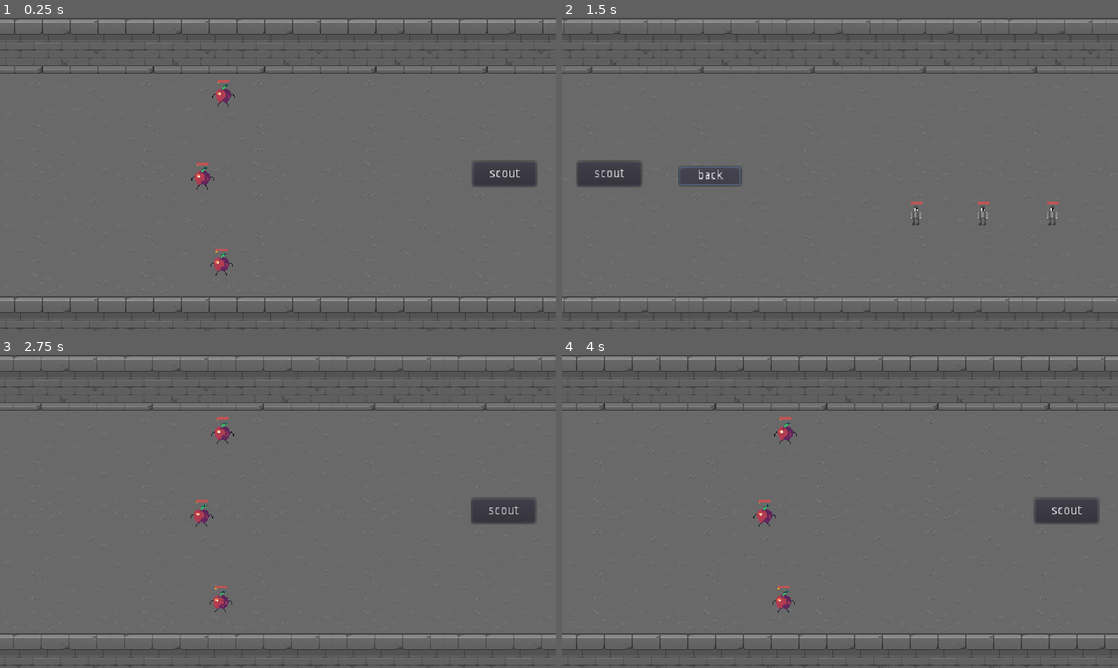
Above: before the commit, frames 1-4 (two rows, left to right).
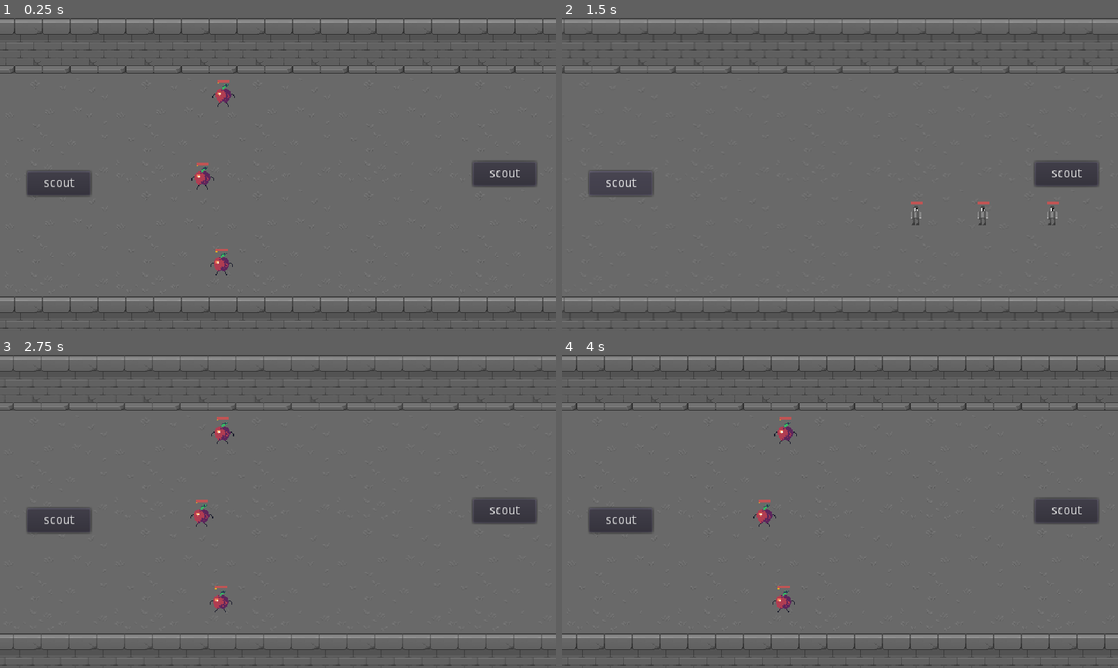
Above: after the commit, the same moments.

Repository: kalbert45/AppleArmageddon
Game: Godot game, scene res://Scenes/Testing_Area.tscn
The game is run twice, just before and just after one commit, with the same random seed, the same clock (stepped at 60 frames per second) and the same inputs. This scene is started directly instead of the project's main scene.
Inputs (mouse positions are in pixels of both pictures, inside the frame that each line leads up to):
- Up to frame 1 (0.25 s): no input
- Up to frame 2 (1.5 s): click "scout" at 0.5 s; click "back" (after the commit: "scout") at 1.25 s
- Up to frame 3 (2.75 s): move the mouse to (400, 495) at 2.02 s; hold Right (ui_right) from 2.03 s (still down); click (400, 495) at 2.1 s
- Up to frame 4 (4 s): move the mouse to (728, 527) at 2.77 s; release Right (ui_right) at 2.78 s; click (728, 527) at 2.85 s; move the mouse to (895, 442) at 3.52 s; hold Right (ui_right) from 3.53 s (still down); click (895, 442) at 3.6 s

The runs differ from the first frame. In frame 1, 1.4% of the frame differs, in the area x 1-98%, y 0-100%; in frame 2, 3.1%, in the area x 0-100%, y 0-100%; in frame 3, 1.4%; in frame 4, 1.4%.

Commit message:
added camera buttons

Diff:
--- a/Scenes/Testing_Area.tscn
+++ b/Scenes/Testing_Area.tscn
@@ -9,7 +9,7 @@
 [ext_resource path="res://Assets/Sounds/Music/[Maplestory BGM] Chu Chu Island.mp3" type="AudioStream" id=7]
 
 [sub_resource type="ConvexPolygonShape2D" id=6]
-points = PoolVector2Array( 128, 48, 0, 48, 0, 0, 128, 0 )
+points = PoolVector2Array( 64, 43.1982, 0, 43.1982, 0, 0, 64, 0 )
 
 [sub_resource type="ConvexPolygonShape2D" id=4]
 points = PoolVector2Array( 96, 32, 0, 32, 0, 0, 96, 0 )
@@ -22,7 +22,7 @@
 0/texture = ExtResource( 3 )
 0/tex_offset = Vector2( 0, 0 )
 0/modulate = Color( 1, 1, 1, 1 )
-0/region = Rect2( 32, 192, 128, 64 )
+0/region = Rect2( 64, 192, 64, 64 )
 0/tile_mode = 0
 0/occluder_offset = Vector2( 0, 0 )
 0/navigation_offset = Vector2( 0, 0 )
@@ -105,7 +105,7 @@
 collision_layer = 4
 collision_mask = 0
 format = 1
-tile_data = PoolIntArray( 0, 0, 0, 4, 0, 0, 8, 0, 0, 12, 0, 0, 16, 0, 0, 20, 0, 0, 24, 0, 0, 28, 0, 0, 32, 0, 0, 36, 0, 0, 131072, 2, 0, 131076, 2, 0, 1310 …(220 unchanged characters)…
+tile_data = PoolIntArray( 0, 0, 0, 2, 0, 0, 4, 0, 0, 6, 0, 0, 8, 0, 0, 10, 0, 0, 12, 0, 0, 14, 0, 0, 16, 0, 0, 18, 0, 0, 20, 0, 0, 22, 0, 0, 24, 0, 0, 26, 0, 0, 28, 0, 0, 30, 0, 0, 32, 0, 0, 34, 0, 0, 36, 0, 0, 38, 0, 0, 131072, 2, 0, 131076, 2, 0, 1310 …(220 unchanged characters)…
 
 [node name="TileMap2" type="TileMap" parent="TileMap"]
 z_index = 2
@@ -114,7 +114,7 @@
 collision_layer = 4
 collision_mask = 0
 format = 1
-tile_data = PoolIntArray( 131108, 2, 0, 393252, 2, 0, 655360, 0, 0, 655364, 0, 0, 655368, 0, 0, 655372, 0, 0, 655376, 0, 0, 655377, 0, 0, 655381, 0, 0, 655385, 0, 0, 655389, 0, 0, 655393, 0, 0, 655397, 0, 0 )
+tile_data = PoolIntArray( 131108, 2, 0, 393252, 2, 0, 655360, 0, 0, 655362, 0, 0, 655364, 0, 0, 655366, 0, 0, 655368, 0, 0, 655370, 0, 0, 655372, 0, 0, 655374, 0, 0, 655376, 0, 0, 655377, 0, 0, 655379, 0, 0, 655381, 0, 0, 655383, 0, 0, 655385, 0, 0, 655387, 0, 0, 655389, 0, 0, 655391, 0, 0, 655393, 0, 0, 655395, 0, 0, 655397, 0, 0, 655399, 0, 0 )
 
 [node name="YSort" type="YSort" parent="TileMap"]
 
@@ -141,7 +141,6 @@
 volume_db = -6.992
 
 [node name="HUD" type="CanvasLayer" parent="."]
-follow_viewport_enable = true
 
 [node name="Unit_Selection" parent="HUD" instance=ExtResource( 5 )]
 anchor_left = 0.5
@@ -170,19 +169,28 @@
 margin_top = 165.0
 margin_right = 617.0
 margin_bottom = 193.0
+focus_mode = 0
+enabled_focus_mode = 0
 text = "scout"
 __meta__ = {
 "_edit_use_anchors_": false
 }
 
 [node name="Back_Button" type="Button" parent="HUD/Camera_Control"]
-margin_left = 661.0
-margin_top = 171.0
-margin_right = 732.0
-margin_bottom = 192.0
-text = "back"
+anchor_left = 1.0
+anchor_top = 0.5
+anchor_right = 1.0
+anchor_bottom = 0.5
+margin_left = 31.0
+margin_top = 176.0
+margin_right = 104.0
+margin_bottom = 204.0
+focus_mode = 0
+enabled_focus_mode = 0
+text = "scout"
 __meta__ = {
-"_edit_use_anchors_": false
+"_edit_use_anchors_": false,
+"_editor_description_": ""
 }
 
 [node name="Tween" type="Tween" parent="HUD/Camera_Control"]
--- a/Scripts/Unit_Selection_Manager.gd
+++ b/Scripts/Unit_Selection_Manager.gd
@@ -28,7 +28,7 @@
 	if not is_instance_valid(hovered):
 		hovered = null
 
-	mouse_pos = get_global_mouse_position()
+	mouse_pos = get_node("/root/Testing_Area").get_global_mouse_position()
 
 	var space_state = get_world_2d().get_direct_space_state()
 	var result = space_state.intersect_point(mouse_pos, 1, [], 1)
@@ -66,7 +66,6 @@
 				unit_UI.set_initial_values(null, selected.attack_damage, selected.defense,
 				selected.attack_speed, selected.movement_speed, selected.max_hp, selected.max_mana)
 				unit_UI.visible = true
-				print("apple clicked")
 
 	#-------------------------------------------
 	# Hold + move
@@ -77,7 +76,7 @@
 				unit_starting_pos = selected.global_position
 
 	if Input.is_action_just_released("left_click"):
-
+		print(mouse_pos)
 		if selected != null:
 			if selected.is_colliding():
 				selected.global_position = unit_starting_pos
